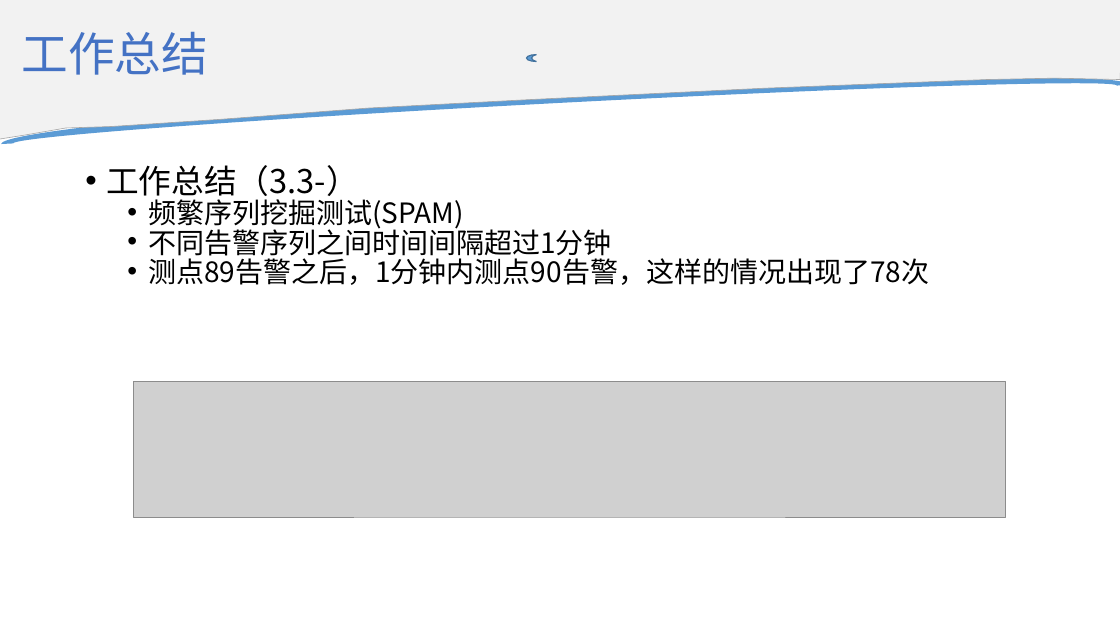
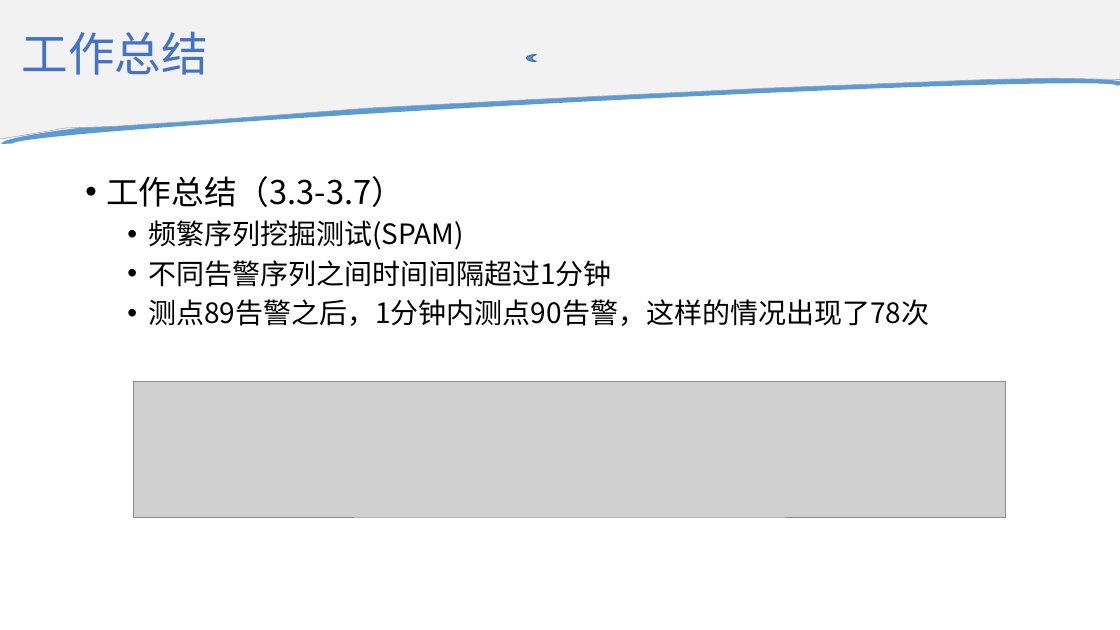
Before and after one commit to Xsaopig/C4_5G, a slide deck: slide 24 of 承载网故障检测项目工作汇报.pptx. Drawn at 1120x630 pixels with LibreOffice and Linux fonts; fonts in the diff are those of the drawing; grey boxes stand for pictures. Boxes give left, top, right and bottom in pixels: in the first picture for what was removed or moved away, otherwise in the second. Text is boxed around its words. In the diff, an @@ line names an element or a change of style, - is before the commit and + after.

```diff
--- a/承载网故障检测项目工作汇报.pptx
+++ b/承载网故障检测项目工作汇报.pptx
@@ text at [106, 176, 404, 207]: text changed @@
-• 工作总结（3.3-）
+• 工作总结（3.3-3.7）
@@ text at [148, 220, 929, 326]: line spacing 0.7 to 1 @@
```
Also in this commit, not shown: 5 other slides changed, 3 slides added, 12 other files.
